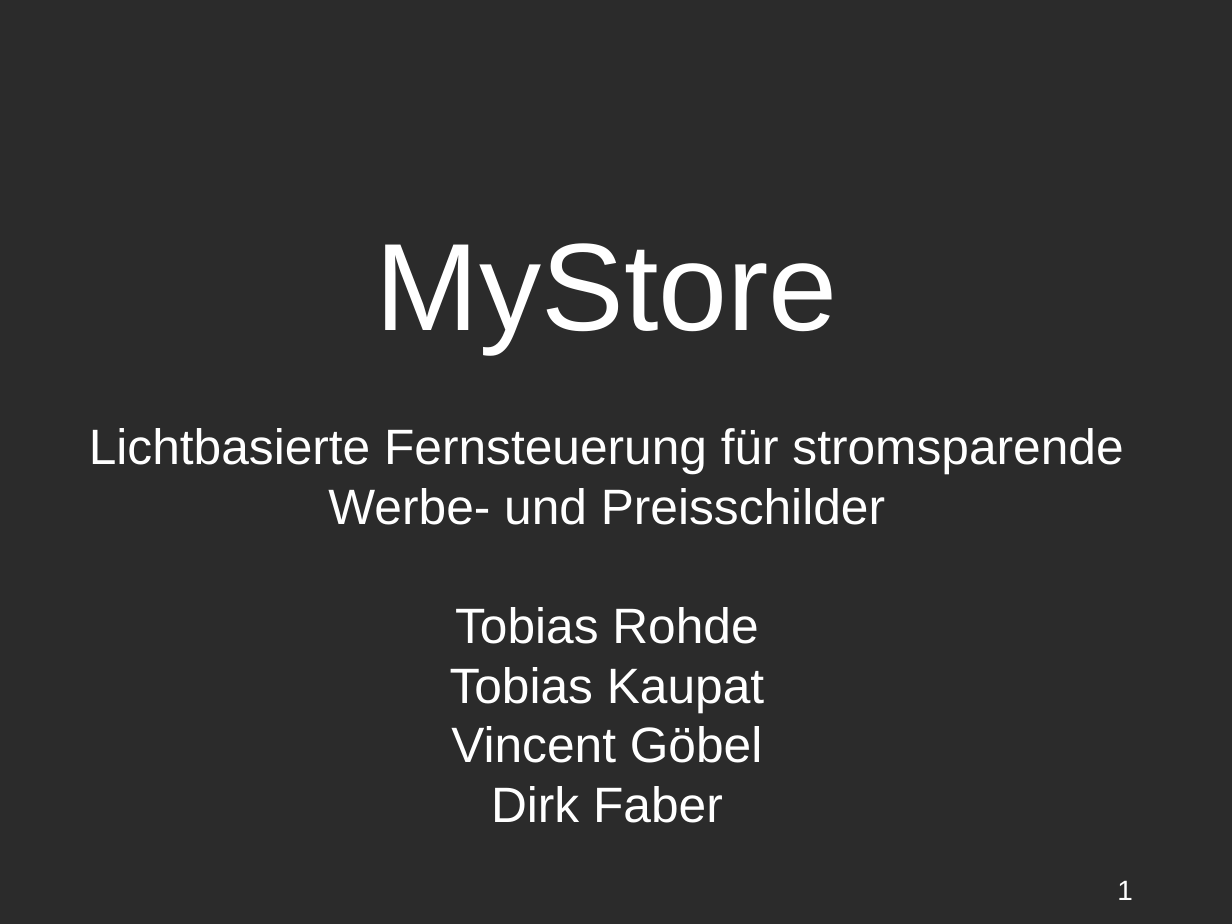
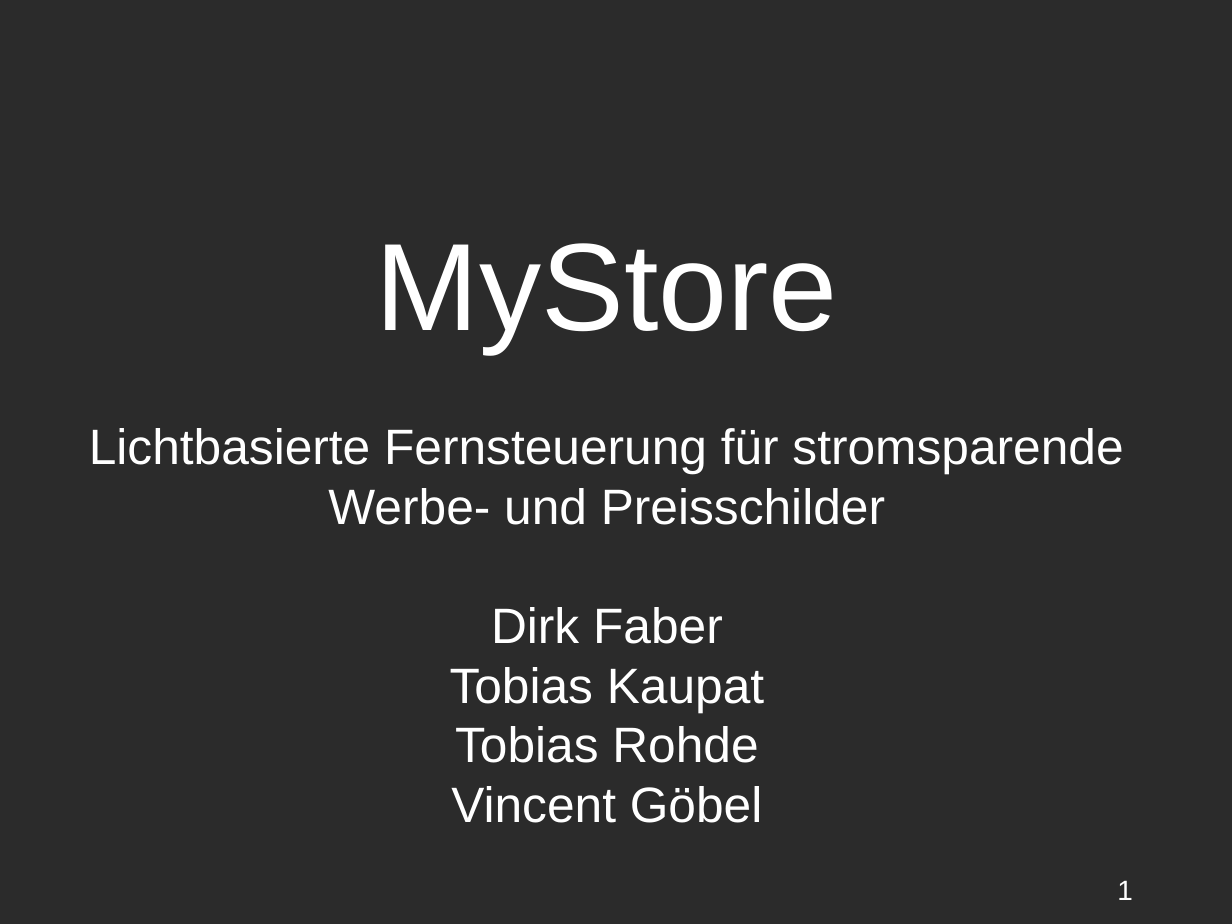
Before and after one commit to Niondir/rika-led, a slide deck: slide 1 of präsentation 3/part 1/präsentation31.odp. Drawn at 1232x924 pixels with LibreOffice and Linux fonts; fonts in the diff are those of the drawing; background and template pictures are left out; a plain dark background stands for a picture behind light text. Boxes give left, top, right and bottom in pixels: in the first picture for what was removed or moved away, otherwise in the second. Text is boxed around its words. In the diff, an @@ line names an element or a change of style, - is before the commit and + after.

```diff
--- a/präsentation 3/part 1/präsentation31.odp
+++ b/präsentation 3/part 1/präsentation31.odp
@@ subtitle at [450,607,764,712]: paragraphs added @@
+Dirk Faber
+Tobias Kaupat
@@ subtitle at [491,786,723,823]: paragraph removed @@
-Dirk Faber
```
Also in this commit, not shown: 7 other slides changed, 1 slide removed, 1 other file.
